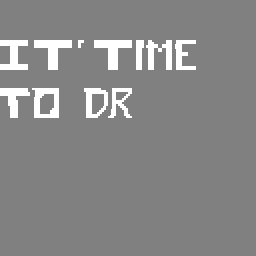
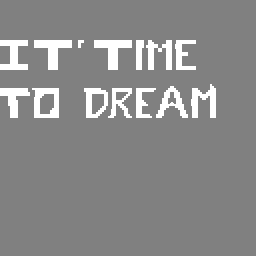
Layered file, before and after one edit (w=256, h=256). Changes by layer:
painted on "f_1" over [96, 84, 216, 118]
